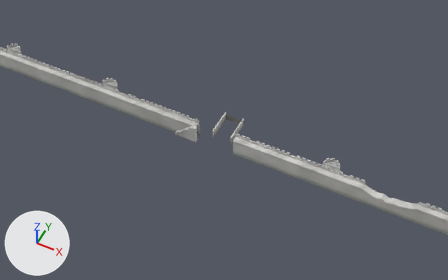
An edit to the glTF model art/models/env_city_wall.glb, drawn before and after from the same camera.
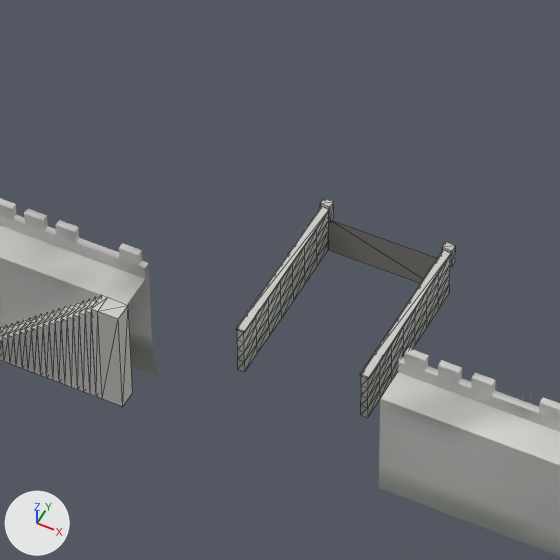
Old and new are each drawn from a 50 mm lens placed at (85.1, -162.6, 207.8), pointed at (1.0, 5.7, -2.6) and again close up on the part from 40% to 58% of the width and 30% to 59% of the height. The lights are fixed; the arrows at lower left show +X, +Y and +Z. The older version's two pictures come first. The close-ups show mesh edges as thin lines. Objects named as collision shapes, trigger or cutter boxes, shadow casters or lower levels of detail are left out. Vertices at exactly the same position are counted once.

Before the edit, the objects in view are built like this:
```python
me_stair = bpy.data.meshes.new('Stair')
me_stair.from_pydata(...)  # 320 vertices, 464 faces; spans x -19.6..4.9, y -2.8..18.5, z -3.0..8.0
# faces by material slot: [206, 258]
me_stair.materials.append(mat_stone_ashlar)
me_stair.materials.append(mat_stone_rubble)
me_wall = bpy.data.meshes.new('Wall')
me_wall.from_pydata(...)  # 4467 vertices, 6340 faces; spans x -143.0..137.0, y -2.0..3.0, z -2.0..10.0
# faces by material slot: [4910, 668, 728, 34]
me_wall.materials.append(mat_stone_rubble)
me_wall.materials.append(mat_tile_course)
me_wall.materials.append(mat_stone_ashlar)
me_wall.materials.append(mat_window_dark)
ob_stair = bpy.data.objects.new('Stair', me_stair)
ob_stair.location = (0.0, 0.0, 0.0)
ob_wall = bpy.data.objects.new('Wall', me_wall)
ob_wall.location = (0.0, 0.0, 0.0)
```
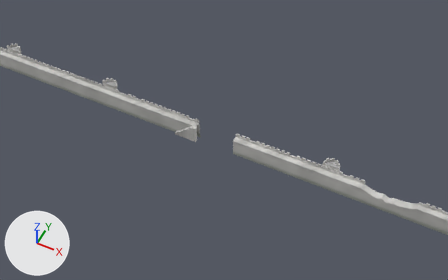
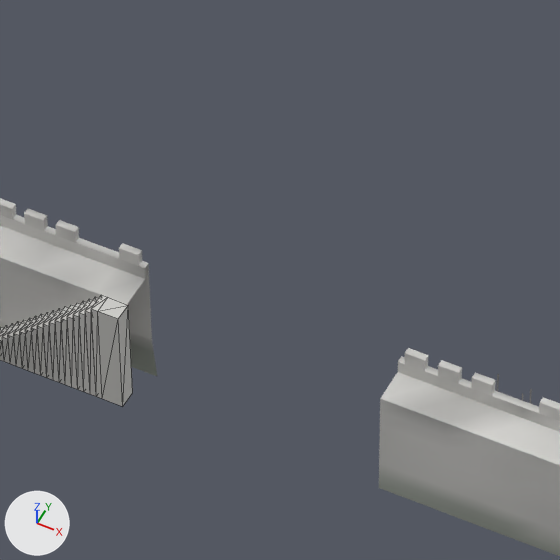
What differs and where, as boxes (x1, y1, x2, y2) in the close-ups (560 x 560 px):
'Stair', reshaped: before (0, 198, 456, 417); after (0, 295, 133, 406)
part 1 of me_stair, deleted: before (237, 212, 450, 417)
part 2 of me_stair, deleted: before (320, 198, 334, 220)
part 3 of me_stair, deleted: before (360, 250, 451, 378)
part 4 of me_stair, deleted: before (442, 242, 456, 266)
part 5 of me_stair, deleted: before (236, 206, 329, 333)

Diff of the bpy script that builds the scene:
```diff
--- a/art/models/env_city_wall.glb.py
+++ b/art/models/env_city_wall.glb.py
@@ me_stair @@
 # used by ob_stair; location = (0.0, 0.0, 0.0)
-me_stair.from_pydata(...)  # 320 vertices, 464 faces; spans x -19.6..4.9, y -2.8..18.5, z -3.0..8.0
+me_stair.from_pydata(...)  # 126 vertices, 166 faces; spans x -19.6..-8.9, y -2.8..-1.5, z -0.4..8.0
+# me_stair part 1: the loose piece of 162 vertices spanning x -4.8..4.8, y 5.5..18.0, z -3.0..0.9 is deleted
+# me_stair part 2: the loose piece of 8 vertices spanning x -4.9..-4.2, y 18.0..18.5, z -0.3..1.2 is deleted
+# me_stair part 3: the loose piece of 8 vertices spanning x 4.2..4.9, y 5.5..18.1, z 0.9..1.0 is deleted
+# me_stair part 4: the loose piece of 8 vertices spanning x 4.2..4.9, y 18.0..18.5, z -0.3..1.2 is deleted
+# me_stair part 5: the loose piece of 8 vertices spanning x -4.9..-4.2, y 5.5..18.1, z 0.9..1.0 is deleted
 me_stair.materials.append(mat_stone_ashlar)
-me_stair.materials.append(mat_stone_rubble)
```
